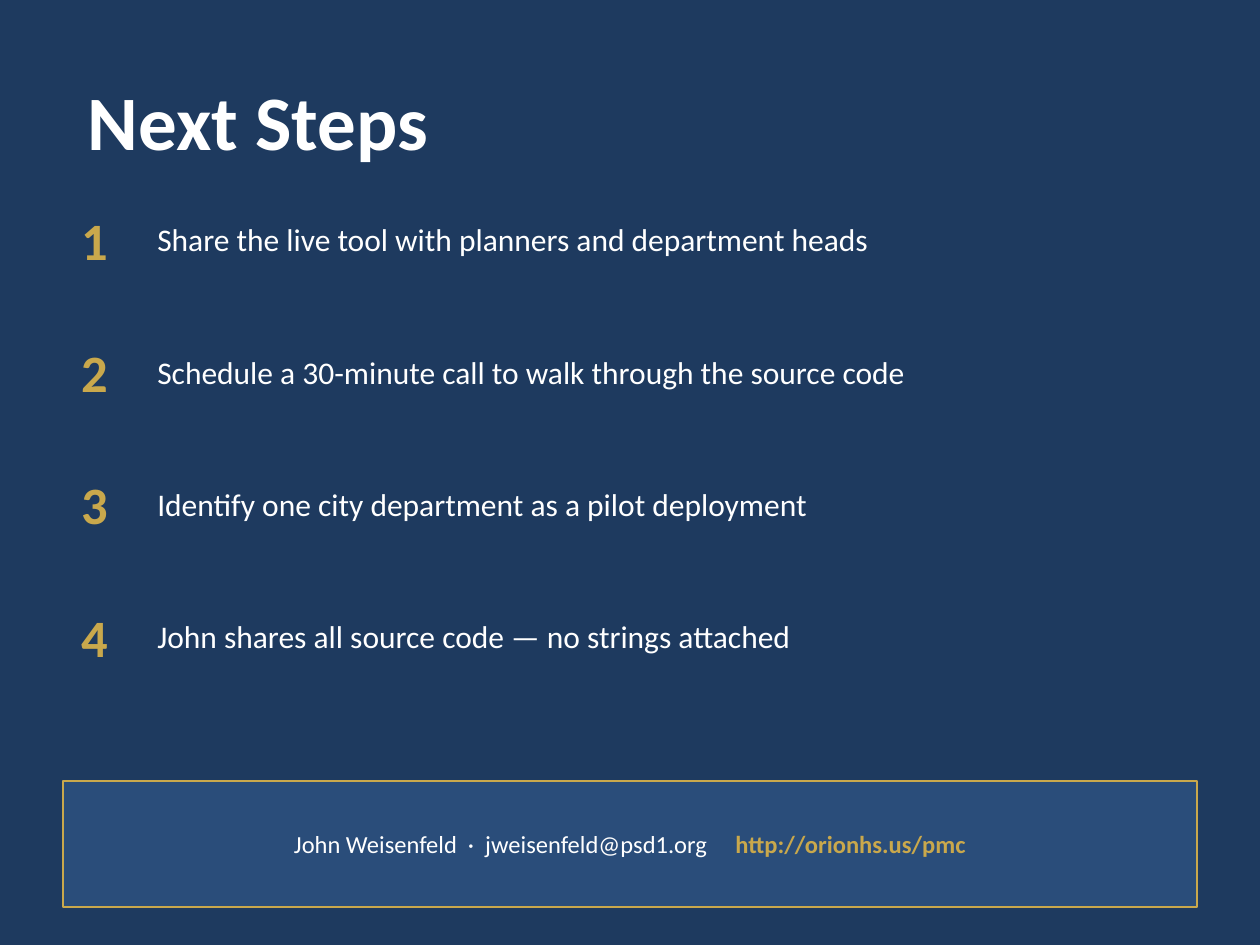
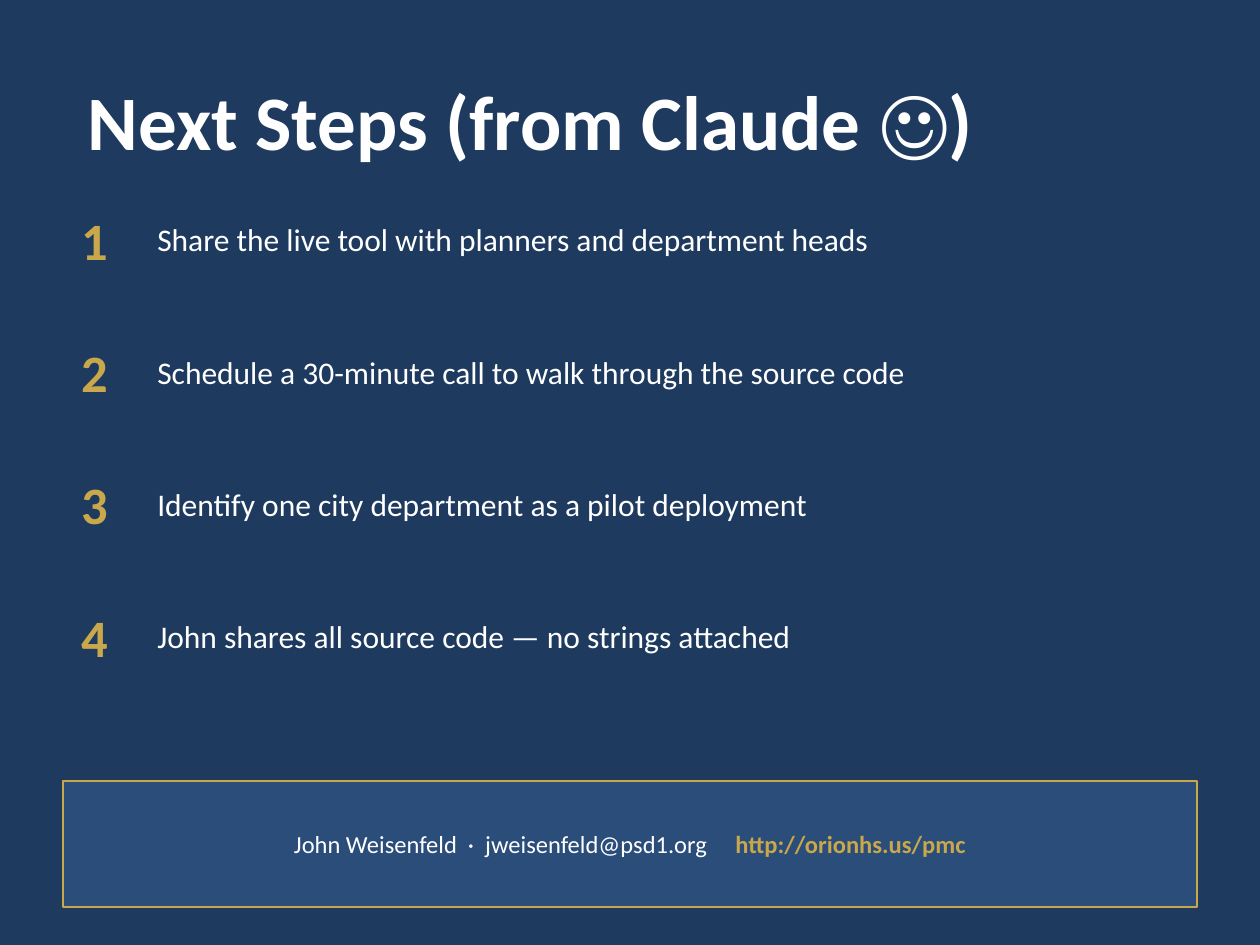
Before and after one commit to jweisenfeld/AI, a slide deck: slide 9 of pmc1/PMC-AI-Technical-Overview.pptx. Drawn at 1260x945 pixels with LibreOffice and Linux fonts; fonts in the diff are those of the drawing. Boxes give left, top, right and bottom in pixels: in the first picture for what was removed or moved away, otherwise in the second. Text is boxed around its words. In the diff, an @@ line names an element or a change of style, - is before the commit and + after.

```diff
--- a/pmc1/PMC-AI-Technical-Overview.pptx
+++ b/pmc1/PMC-AI-Technical-Overview.pptx
@@ text at (x1=88, y1=93, x2=861, y2=162): text changed @@
-Next Steps
+Next Steps (from Claude ☺)
```
Also in this commit, not shown: 2 other slides changed.
